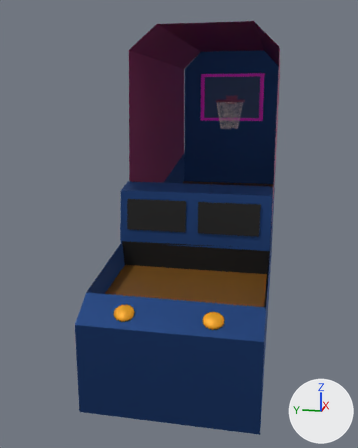
The glTF model Arcade_machine.glb: old version first, new version second.
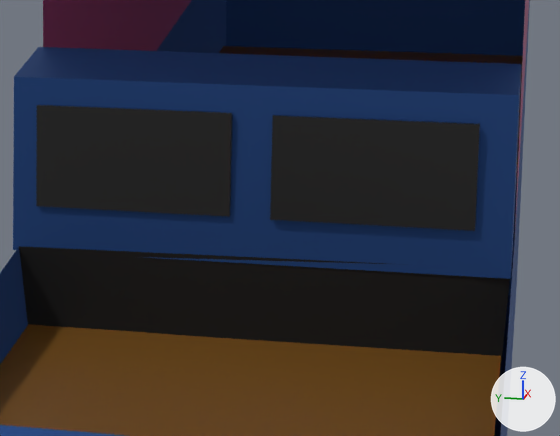
Each version appears first whole from a 50 mm lens placed at (-7.98, -1.06, 3.37), pointed at (-0.42, 0.46, 1.48), and next in a close-up on the part from 33% to 80% of the width and 37% to 67% of the height. Lighting does not change. The marker at lower right points along +X, +Y and +Z. The last two pictures show the newer version. Where no turn or scale is listed for an object, it has been applied to the vertices.

The first close-up shows 'Arcade', 'Cage', 'Ramp', 'Score', 'Separate', 'Timer'.
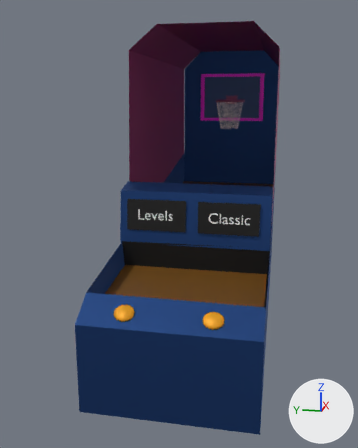
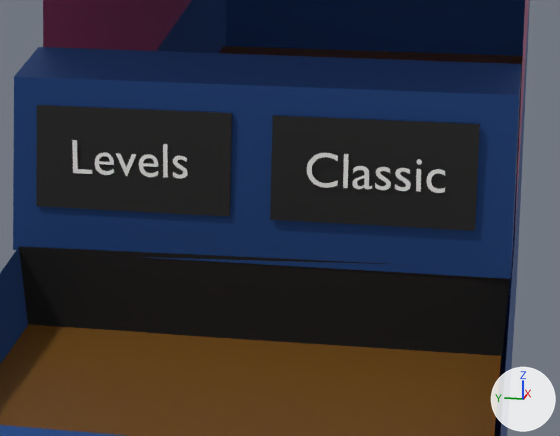
Edits to the scene script, one JSON object a line:
```json
{"op": "add", "block": "mat_material_006", "code": ["mat_material_006 = principled_material('Material.006')", "mat_material_006.base_color = (0.8, 0.8, 0.8)  # white #e7e7e7"]}
{"op": "add", "block": "mat_material", "code": ["mat_material = principled_material('Material')", "mat_material.base_color = (0.8, 0.8, 0.8)  # white #e7e7e7"]}
{"op": "add", "block": "me_text_002", "code": ["me_text_002 = bpy.data.meshes.new('Text.002')", "me_text_002.from_pydata(...)  # 694 vertices, 680 faces; spans x 0.0, y -0.271..0.269, z -0.062..0.078", "me_text_002.materials.append(mat_material_006)  # white #e7e7e7"]}
{"op": "add", "block": "me_text_001", "code": ["me_text_001 = bpy.data.meshes.new('Text.001')", "me_text_001.from_pydata(...)  # 349 vertices, 341 faces; spans x 0.0, y -0.241..0.234, z -0.062..0.076", "me_text_001.materials.append(mat_material)  # white #e7e7e7"]}
{"op": "add", "block": "ob_text_classic", "code": ["ob_text_classic = bpy.data.objects.new('Text_Classic', me_text_002)", "ob_text_classic.location = (-1.718, -0.465, 1.895)"]}
{"op": "add", "block": "ob_text_levels", "code": ["ob_text_levels = bpy.data.objects.new('Text_Levels', me_text_001)", "ob_text_levels.location = (-1.681, 0.528, 1.895)"]}
```

Boxes (x1, y1, x2, y2) around the edits, measured in the close-ups (560 x 436 px):
```json
{"object": "Text_Classic", "change": "added", "after": [307, 153, 445, 193]}
{"object": "Text_Levels", "change": "added", "after": [72, 140, 188, 179]}
```
